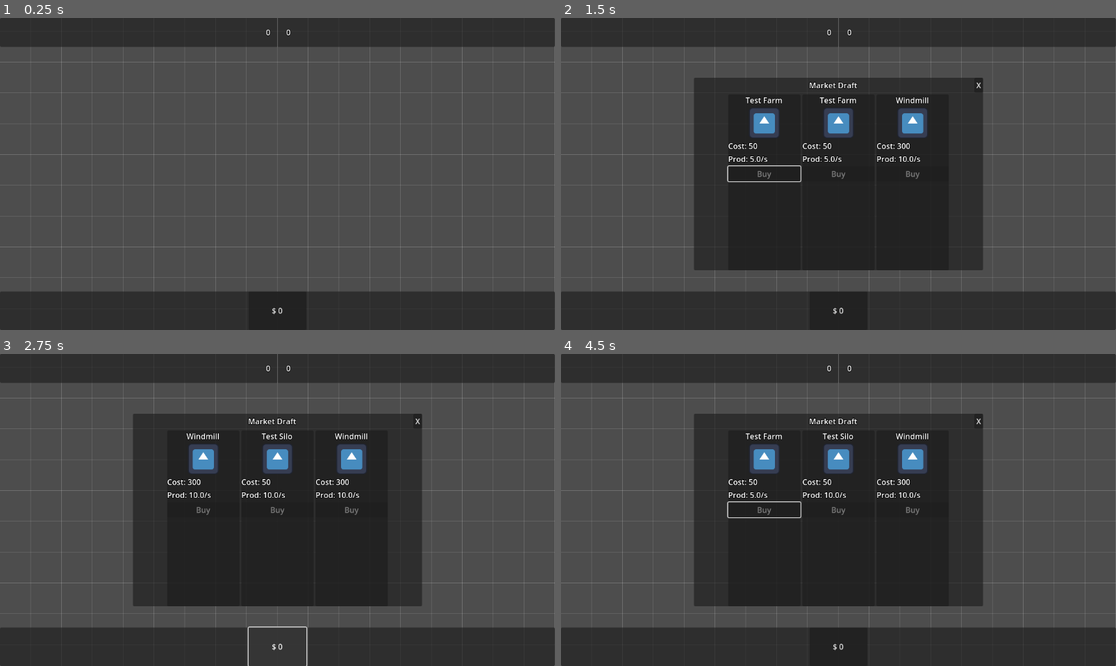
Above: before the commit, frames 1-4 (two rows, left to right).
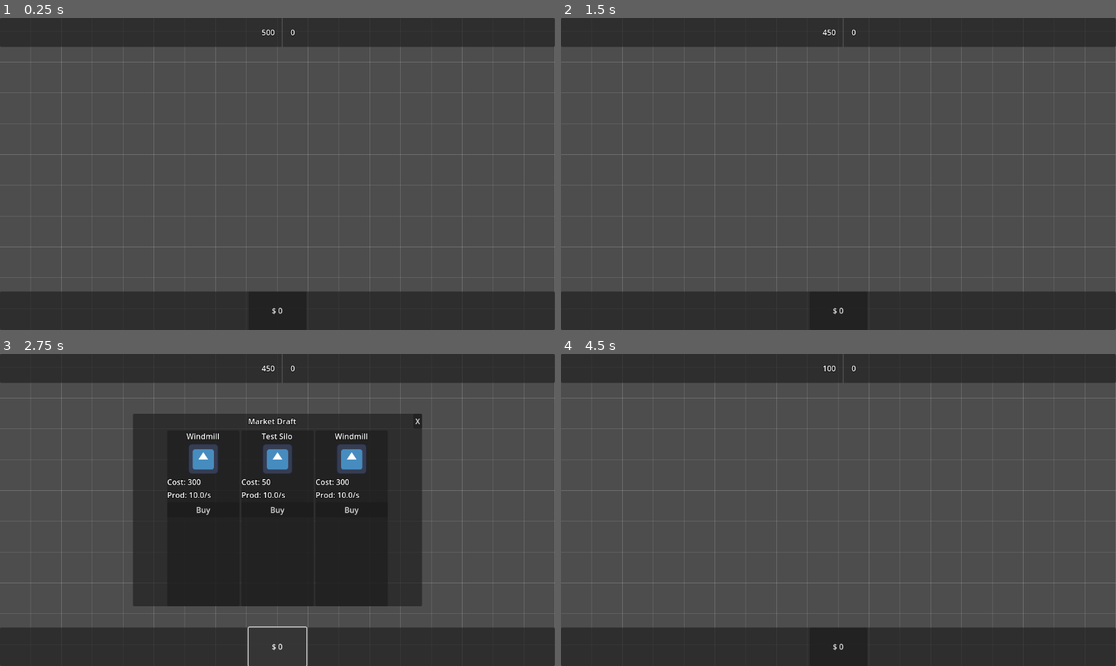
Above: after the commit, the same moments.

Repository: Kavalieri/Farm_SiK-Ness
Game: Godot game, scene res://scenes/game/MainGame.tscn
Two runs of this game, one before a commit and one after it. Both use one fixed random seed, a clock stepped at 60 frames per second and the inputs below. The engine's default icon, where the game draws it, is replaced by a stand-in: a white triangle on a blue panel in a dark square.
Inputs (mouse positions are in pixels of both pictures, inside the frame that each line leads up to):
- Up to frame 1 (0.25 s): no input
- Up to frame 2 (1.5 s): click "$ 0" at 0.5 s; click (766, 174) at 1.25 s, where only the run after the commit has a clickable "Buy"
- Up to frame 3 (2.75 s): click "$ 0" at 2 s
- Up to frame 4 (4.5 s): click (766, 510) at 2.75 s, where only the run after the commit has a clickable "Buy"; click "$ 0" at 3.5 s; click (766, 510) at 4.25 s, where only the run after the commit has a clickable "Buy"

The runs differ from the first frame. In frame 1, less than 0.1% of the frame differs, in the area x 47-54%, y 0-10%; in frame 2, 31%, in the area x 23-77%, y 0-81%; in frame 3, 0.2%; in frame 4, 31%.

Commit message:
feat: implement coherent game loop with initial money and placement logic #2

Diff:
--- a/project/scripts/core/GameManager.gd
+++ b/project/scripts/core/GameManager.gd
@@ -21,6 +21,7 @@
 		level_changed.emit(level)
 
 var inventory: Array[BuildingData] = []
+var placing_building: BuildingData = null
 
 func add_money(amount: float) -> void:
 	money += amount
@@ -46,4 +47,6 @@
 
 func _ready():
 	print("GameManager Initialized")
+	# Initial capital for testing
+	money = 500.0
 	# TODO: Connect to SaveManager to load data on start
--- a/project/scripts/game/GridManager.gd
+++ b/project/scripts/game/GridManager.gd
@@ -30,18 +30,25 @@
 
 func _unhandled_input(event: InputEvent) -> void:
 	if event is InputEventMouseButton and event.pressed and event.button_index == MOUSE_BUTTON_LEFT:
-		print("Input received (Unhandled)")
-		if not debug_building_data:
-			push_error("Debug building data is missing!")
+		if not GameManager.placing_building:
+			print("No building selected for placement.")
 			return
 
 		var grid_pos = world_to_grid(get_global_mouse_position())
 		print("Click at grid: ", grid_pos)
 
-		if can_place_building(grid_pos, debug_building_data.shape_pattern):
-			print("Attempting to place building...")
-			place_building(debug_building_scene, grid_pos, debug_building_data)
+		if can_place_building(grid_pos, GameManager.placing_building.shape_pattern):
+			print("Attempting to place building: ", GameManager.placing_building.name)
+			place_building(debug_building_scene, grid_pos, GameManager.placing_building)
 			print("Placed building at: ", grid_pos)
+
+			# Remove from inventory (find first instance)
+			var idx = GameManager.inventory.find(GameManager.placing_building)
+			if idx != -1:
+				GameManager.remove_building_from_inventory(idx)
+
+			# Deselect after placement
+			GameManager.placing_building = null
 		else:
 			print("Cannot place building at: ", grid_pos)
 
--- a/project/scripts/ui/modals/MarketModal.gd
+++ b/project/scripts/ui/modals/MarketModal.gd
@@ -39,6 +39,9 @@
 
 func _on_card_selected(building_data: BuildingData) -> void:
 	GameManager.add_building_to_inventory(building_data)
+	# Auto-select for placement
+	GameManager.placing_building = building_data
+	print("Selected for placement: ", building_data.name)
 	close()
 
 func _on_close_button_pressed() -> void:
